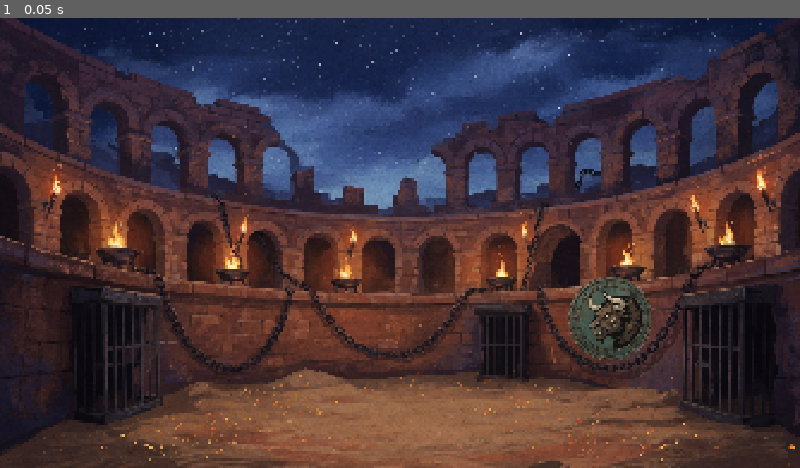
Above: before the commit, frame 1.
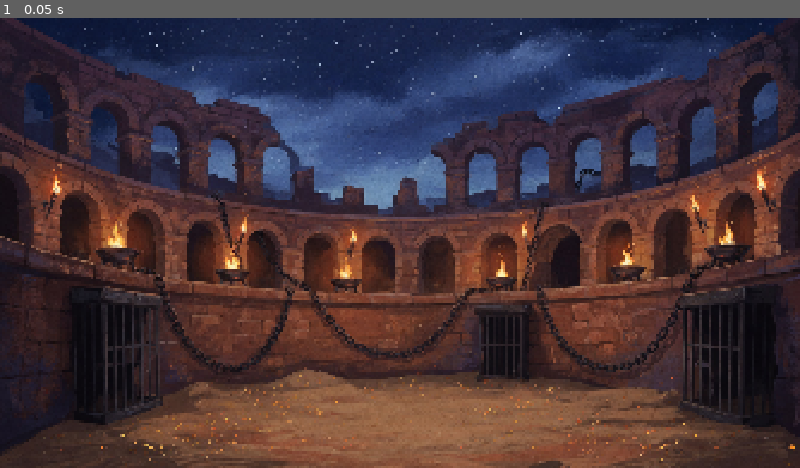
Above: after the commit, the same moment.

Repository: Darkgecko777/GladiatorGoodness
Game: Godot game, scene res://scenes/Main_Arena.tscn
Two runs of this game, one before a commit and one after it. Both use one fixed random seed, a clock stepped at 60 frames per second and the inputs below.
Inputs:
- Up to frame 1 (0.05 s): no input

The runs differ from the first frame. In frame 1, 1.4% of the frame differs, in the area x 71-82%, y 57-76%.

Commit message:
Cleared Old References.  No Images Active

Diff:
--- a/resources/minotaur.tres
+++ b/resources/minotaur.tres
@@ -8,4 +8,5 @@
 script = ExtResource("2_4sp1y")
 display_name = "Minotaur"
 portrait = ExtResource("2_gc3us")
+is_player = false
 metadata/_custom_type_script = "uid://qciwq1gnmrlp"
--- a/scenes/Main_Arena.tscn
+++ b/scenes/Main_Arena.tscn
@@ -1,7 +1,8 @@
 [gd_scene format=3 uid="uid://qcm7fgh8clrd"]
 
 [ext_resource type="Texture2D" uid="uid://b4hi8ndtv8epn" path="res://art/Arena_Background_02.png" id="1_tjuyb"]
-[ext_resource type="PackedScene" uid="uid://buxqwo45bq1fw" path="res://scenes/minotaur.tscn" id="2_gmuxu"]
+[ext_resource type="PackedScene" uid="uid://buxqwo45bq1fw" path="res://scenes/minotaur.tscn" id="2_nunrf"]
+[ext_resource type="PackedScene" uid="uid://bnmbkbmuydwno" path="res://scenes/player_token.tscn" id="3_ajqfm"]
 
 [node name="MainArena" type="Control" unique_id=1438345324]
 layout_mode = 3
@@ -34,5 +35,6 @@
 grow_vertical = 2
 texture = ExtResource("1_tjuyb")
 
-[node name="Character" parent="MasterPanel" unique_id=645663698 instance=ExtResource("2_gmuxu")]
-position = Vector2(1465, 721)
+[node name="Minotaur" parent="MasterPanel" unique_id=1905505048 instance=ExtResource("2_nunrf")]
+
+[node name="PlayerToken" parent="MasterPanel" unique_id=912288160 instance=ExtResource("3_ajqfm")]
--- a/scenes/minotaur.tscn
+++ b/scenes/minotaur.tscn
@@ -1,10 +1,8 @@
 [gd_scene format=3 uid="uid://buxqwo45bq1fw"]
 
-[ext_resource type="Texture2D" uid="uid://daagrfo1cv8dg" path="res://art/Minotaur_Icon.png" id="1_3nv7t"]
-[ext_resource type="Script" uid="uid://j8sesadsnlph" path="res://data/character_token.gd" id="2_an5vr"]
-[ext_resource type="Resource" uid="uid://b7mpngaqunoq5" path="res://resources/minotaur.tres" id="3_an5vr"]
+[ext_resource type="Script" uid="uid://j8sesadsnlph" path="res://data/character_token.gd" id="1_umvy0"]
+[ext_resource type="Resource" uid="uid://b7mpngaqunoq5" path="res://resources/minotaur.tres" id="2_4agob"]
 
-[node name="Character" type="Sprite2D" unique_id=645663698]
-texture = ExtResource("1_3nv7t")
-script = ExtResource("2_an5vr")
-data = ExtResource("3_an5vr")
+[node name="Minotaur" type="Node2D" unique_id=1905505048]
+script = ExtResource("1_umvy0")
+data = ExtResource("2_4agob")
--- a/scenes/player.tscn
+++ /dev/null
@@ -1,10 +0,0 @@
-[gd_scene format=3 uid="uid://bplj8lyhc41i0"]
-
-[ext_resource type="Texture2D" uid="uid://cryg2cpg337c5" path="res://art/Test_Gladiator.png" id="1_my7n2"]
-[ext_resource type="Script" uid="uid://j8sesadsnlph" path="res://data/character_token.gd" id="2_0lw5n"]
-[ext_resource type="Resource" uid="uid://c54upmflf2p1s" path="res://resources/test_player.tres" id="3_2cgup"]
-
-[node name="Character" type="Sprite2D" unique_id=645663698]
-texture = ExtResource("1_my7n2")
-script = ExtResource("2_0lw5n")
-data = ExtResource("3_2cgup")
--- /dev/null
+++ b/scenes/player_token.tscn
@@ -0,0 +1,8 @@
+[gd_scene format=3 uid="uid://bnmbkbmuydwno"]
+
+[ext_resource type="Script" uid="uid://j8sesadsnlph" path="res://data/character_token.gd" id="1_nof10"]
+[ext_resource type="Resource" uid="uid://c54upmflf2p1s" path="res://resources/test_player.tres" id="2_d0d4j"]
+
+[node name="PlayerToken" type="Node2D" unique_id=912288160]
+script = ExtResource("1_nof10")
+data = ExtResource("2_d0d4j")
